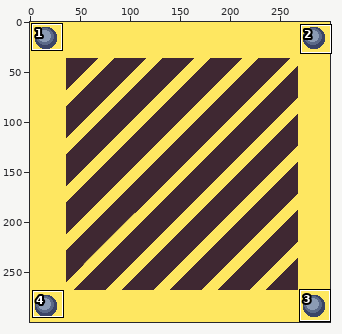
A pixel-art file gets an edit: dev/art/button-background.ase. The first picture is a wide view before the edit; the outline marks the close-up.
Close-up. Old version:
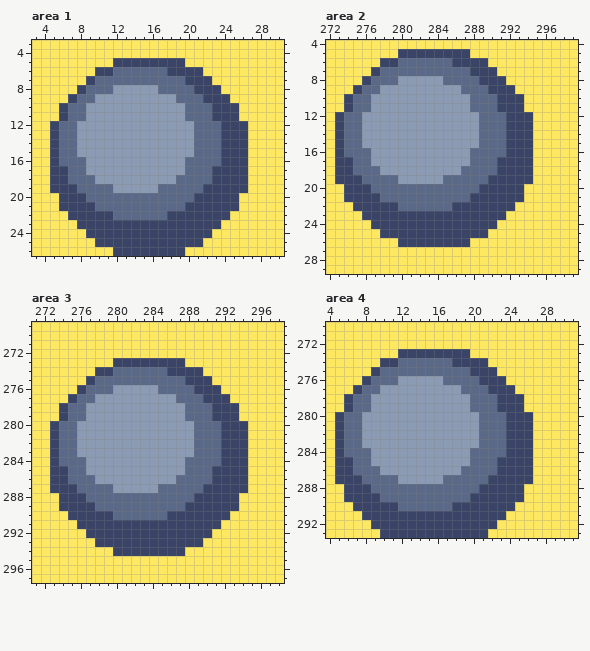
300x300 pixels, 1 frame. Colours within 5 levels of each other are drawn and written as one. Shown: area 1: x 3..30, y 3..26; area 2: x 272..299, y 4..29; area 3: x 271..298, y 269..297; area 4: x 4..31, y 270..293.
After the commit:
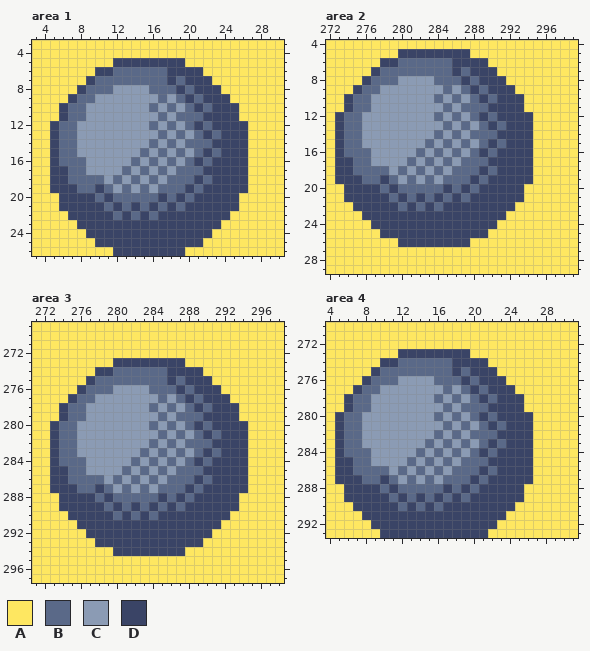
Palette (. is transparent): A #fee761  B #5a6988  C #8b9bb4  D #3a4466
Changes in this commit:
Area 1:
y 7: x 18 B -> D
y 8: x 16 C -> B; x 19 B -> D
y 9: x 17 C -> B; x 20 B -> D
y 10: x 16 C -> B; x 18 C -> B; x 21 B -> D
y 11: x 17 C -> B; x 19 C -> B; x 22 B -> D
y 12: x 16 C -> B; x 18 C -> B; x 20..21 CB -> BD; x 23 B -> D
y 13: x 17 C -> B; x 19 C -> B; x 22 B -> D
y 14: x 16 C -> B; x 18 C -> B; x 20 C -> B; x 23 B -> D
y 15: x 15 C -> B; x 17 C -> B; x 19 C -> B; x 22 B -> D
y 16: x 14 C -> B; x 16 C -> B; x 18 C -> B; x 21 B -> D; x 23 B -> D
y 17: x 13 C -> B; x 15 C -> B; x 17 C -> B; x 19 C -> B; x 22 B -> D
y 18: x 10 C -> B; x 12 C -> B; x 14 C -> B; x 16 C -> B; x 18 C -> B; x 21 B -> D
y 19: x 10 B -> D; x 13 C -> B; x 15 C -> B; x 20 B -> D
y 20: x 9 B -> D; x 11 B -> D; x 17 B -> D; x 19 B -> D
y 21: x 10 B -> D; x 12 B -> D; x 14 B -> D; x 16 B -> D; x 18 B -> D
y 22: x 13 B -> D; x 15 B -> D; x 17 B -> D
Area 2:
y 7: x 286 B -> D
y 8: x 284 C -> B; x 287 B -> D
y 9: x 285 C -> B; x 288 B -> D
y 10: x 284 C -> B; x 286 C -> B; x 289 B -> D
y 11: x 285 C -> B; x 287 C -> B; x 290 B -> D
y 12: x 284 C -> B; x 286 C -> B; x 288..289 CB -> BD; x 291 B -> D
y 13: x 285 C -> B; x 287 C -> B; x 290 B -> D
y 14: x 284 C -> B; x 286 C -> B; x 288 C -> B; x 291 B -> D
y 15: x 283 C -> B; x 285 C -> B; x 287 C -> B; x 290 B -> D
y 16: x 282 C -> B; x 284 C -> B; x 286 C -> B; x 289 B -> D; x 291 B -> D
y 17: x 281 C -> B; x 283 C -> B; x 285 C -> B; x 287 C -> B; x 290 B -> D
y 18: x 278 C -> B; x 280 C -> B; x 282 C -> B; x 284 C -> B; x 286 C -> B; x 289 B -> D
y 19: x 278 B -> D; x 281 C -> B; x 283 C -> B; x 288 B -> D
y 20: x 277 B -> D; x 279 B -> D; x 285 B -> D; x 287 B -> D
y 21: x 278 B -> D; x 280 B -> D; x 282 B -> D; x 284 B -> D; x 286 B -> D
y 22: x 281 B -> D; x 283 B -> D; x 285 B -> D
Area 3:
y 275: x 286 B -> D
y 276: x 284 C -> B; x 287 B -> D
y 277: x 285 C -> B; x 288 B -> D
y 278: x 284 C -> B; x 286 C -> B; x 289 B -> D
y 279: x 285 C -> B; x 287 C -> B; x 290 B -> D
y 280: x 284 C -> B; x 286 C -> B; x 288..289 CB -> BD; x 291 B -> D
y 281: x 285 C -> B; x 287 C -> B; x 290 B -> D
y 282: x 284 C -> B; x 286 C -> B; x 288 C -> B; x 291 B -> D
y 283: x 283 C -> B; x 285 C -> B; x 287 C -> B; x 290 B -> D
y 284: x 282 C -> B; x 284 C -> B; x 286 C -> B; x 289 B -> D; x 291 B -> D
y 285: x 281 C -> B; x 283 C -> B; x 285 C -> B; x 287 C -> B; x 290 B -> D
y 286: x 278 C -> B; x 280 C -> B; x 282 C -> B; x 284 C -> B; x 286 C -> B; x 289 B -> D
y 287: x 278 B -> D; x 281 C -> B; x 283 C -> B; x 288 B -> D
y 288: x 277 B -> D; x 279 B -> D; x 285 B -> D; x 287 B -> D
y 289: x 278 B -> D; x 280 B -> D; x 282 B -> D; x 284 B -> D; x 286 B -> D
y 290: x 281 B -> D; x 283 B -> D; x 285 B -> D
Area 4:
y 275: x 18 B -> D
y 276: x 16 C -> B; x 19 B -> D
y 277: x 17 C -> B; x 20 B -> D
y 278: x 16 C -> B; x 18 C -> B; x 21 B -> D
y 279: x 17 C -> B; x 19 C -> B; x 22 B -> D
y 280: x 16 C -> B; x 18 C -> B; x 20..21 CB -> BD; x 23 B -> D
y 281: x 17 C -> B; x 19 C -> B; x 22 B -> D
y 282: x 16 C -> B; x 18 C -> B; x 20 C -> B; x 23 B -> D
y 283: x 15 C -> B; x 17 C -> B; x 19 C -> B; x 22 B -> D
y 284: x 14 C -> B; x 16 C -> B; x 18 C -> B; x 21 B -> D; x 23 B -> D
y 285: x 13 C -> B; x 15 C -> B; x 17 C -> B; x 19 C -> B; x 22 B -> D
y 286: x 10 C -> B; x 12 C -> B; x 14 C -> B; x 16 C -> B; x 18 C -> B; x 21 B -> D
y 287: x 10 B -> D; x 13 C -> B; x 15 C -> B; x 20 B -> D
y 288: x 9 B -> D; x 11 B -> D; x 17 B -> D; x 19 B -> D
y 289: x 10 B -> D; x 12 B -> D; x 14 B -> D; x 16 B -> D; x 18 B -> D
y 290: x 13 B -> D; x 15 B -> D; x 17 B -> D
Where, in picture pixels (left, top, right, bottom), the same in both close-ups:
changed: (86, 76, 221, 220)
changed: (371, 67, 506, 211)
changed: (86, 376, 221, 520)
changed: (371, 367, 506, 511)
